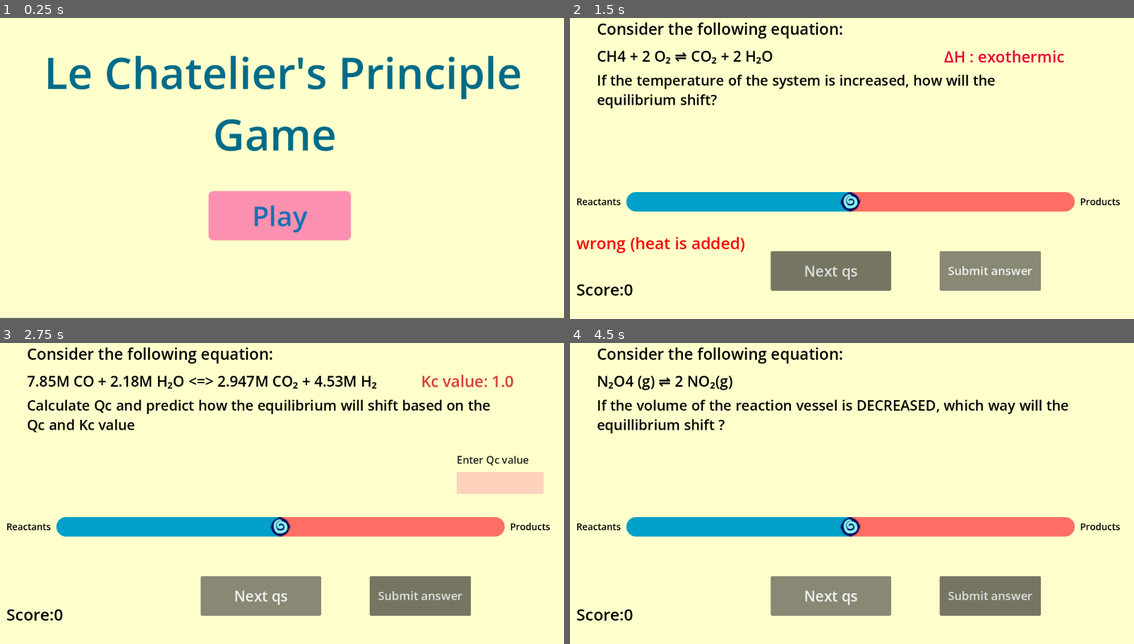
Above: before the commit, frames 1-4 (two rows, left to right).
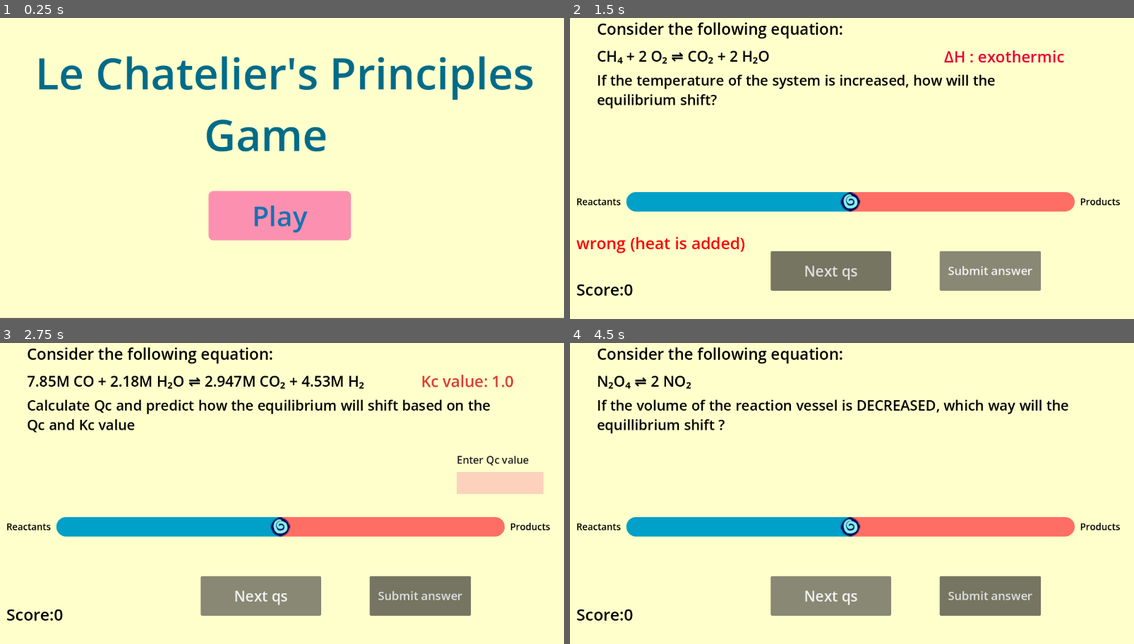
Above: after the commit, the same moments.

Repository: iisalut/Le-Chateliers-Principles-game
Game: Godot game, scene res://start_game.tscn
Two runs of this game, one before a commit and one after it. Both use one fixed random seed, a clock stepped at 60 frames per second and the inputs below. The project has no main scene, so this scene is started directly.
Inputs:
- Up to frame 1 (0.25 s): no input
- Up to frame 2 (1.5 s): click "Play" at 0.5 s; click "Submit answer" at 1.25 s
- Up to frame 3 (2.75 s): click "Next qs" at 2 s
- Up to frame 4 (4.5 s): click "Next qs" at 2.75 s; click "Submit answer" at 3.5 s; click "Next qs" at 4.25 s

The runs differ from the first frame. In frame 1, 6.4% of the frame differs, in the area x 6-95%, y 12-45%; in frame 2, 0.6%; in frame 3, 0.7%; in frame 4, 0.4%.

Commit message:
need to fix sig figs and submit bug

Diff:
--- a/actual-le-chateliers/game_manager.gd
+++ b/actual-le-chateliers/game_manager.gd
@@ -23,7 +23,7 @@
 
 #--------------------------
 
-var score=0 # rn bug if player click submit button will inc :( fix later
+var score=0
 var qs_type=1 # first qs always temp BUT keeps track of which qs type (temp,vol,conc)
 var curr_qs="" # current question
 
@@ -167,13 +167,13 @@
 
 
 	var conc_qs_dict={
-		0: {str(conc_num1)+"M N₂ + "+ str(conc_num2)+ "M 3 H₂ <=> "+str(conc_num3)+ "M 2 NH₃": 275.0},
-		1:{str(conc_num1)+"M CO + "+str(conc_num2)+"M Cl₂ <=> "+str(conc_num3)+"M COCl₂": 5.0},
-		2:{str(conc_num1)+"M N₂O4 <=> "+str(conc_num2)+"M 2 NO₂": 0.0046},
-		3:{str(conc_num1)+"M H₂ + "+str(conc_num2)+"M I₂ <=> "+str(conc_num3)+"M HI":54.0},
-		4:{str(conc_num1)+"M 2 SO₂ + "+str(conc_num2)+"M O₂ <=> "+str(conc_num3)+"M 2 SO₃":4.3 }, # FIX 3: Added pow(conc_num1, 2) to match 2 SO₂
-		5:{str(conc_num1)+"M PCl5 <=> "+str(conc_num2)+"M PCl3 + "+str(conc_num3)+"M Cl₂": 0.042},
-		6:{str(conc_num1)+"M CO + "+str(conc_num2)+"M H₂O <=> "+str(conc_num3)+"M CO₂ + "+str(conc_num4)+"M H₂":1.0}
+		0: {str(conc_num1)+"M N₂ + "+ str(conc_num2)+ "M 3 H₂ ⇌ "+str(conc_num3)+ "M 2 NH₃": 275.0},
+		1:{str(conc_num1)+"M CO + "+str(conc_num2)+"M Cl₂ ⇌ "+str(conc_num3)+"M COCl₂": 5.0},
+		2:{str(conc_num1)+"M N₂O₄ ⇌ "+str(conc_num2)+"M 2 NO₂": 0.0046},
+		3:{str(conc_num1)+"M H₂ + "+str(conc_num2)+"M I₂ ⇌ "+str(conc_num3)+"M 2 HI":54.0},
+		4:{str(conc_num1)+"M 2 SO₂ + "+str(conc_num2)+"M O₂ ⇌ "+str(conc_num3)+"M 2 SO₃":4.3 }, # FIX 3: Added pow(conc_num1, 2) to match 2 SO₂
+		5:{str(conc_num1)+"M PCl₅ ⇌ "+str(conc_num2)+"M PCl₃ + "+str(conc_num3)+"M Cl₂": 0.042},
+		6:{str(conc_num1)+"M CO + "+str(conc_num2)+"M H₂O ⇌ "+str(conc_num3)+"M CO₂ + "+str(conc_num4)+"M H₂":1.0}
 	}
 
 
@@ -213,6 +213,7 @@
 				answer_label.text="Qc value wrong"
 			else:
 				answer_label.text="Slider and Qc values wrong"
+	score_label.text= "Score:"+str(score)
 
 func display_conc():
 	choose_conc_qs()
--- a/actual-le-chateliers/qs_data.gd
+++ b/actual-le-chateliers/qs_data.gd
@@ -1,21 +1,21 @@
 extends Node
 
 
-var temp_qs_dict={ 0: {"CH4 + 2 O₂ ⇌ CO₂ + 2 H₂O" :"exothermic"},
+var temp_qs_dict={ 0: {"CH₄ + 2 O₂ ⇌ CO₂ + 2 H₂O" :"exothermic"},
 1:{"HCl + NaOH ⇌ NaCl + H₂O": "exothermic"},
 2:{"C₆H₁₂O₆ +6 O₂ ⇌ 6 CO₂ + 6 H₂O" :"exothermic"},
 3:{"6 CO₂ + 6 H₂O ⇌ C₆H₁₂O₆ + 6 O₂" : "endothermic"},
 4:{"CaCO₃ ⇌ CaO + CO₂" : "endothermic"},
-5:{"NH4NO₃ ⇌ NH⁴⁺ + NO³⁻" : "endothermic"}
+5:{"NH₄NO₃ ⇌ NH⁴⁺ + NO³⁻" : "endothermic"}
 }
 
-var vol_qs_dict={ 0: {"N₂ (g) + 3 H₂ (g) ⇌ 2 NH₃ (g) ": "left"},
-1:{"2 SO₂ (g)+ O₂ (g) ⇌ 2 SO₃ (g) ": "left"},
-2:{"N₂O4 (g) ⇌ 2 NO₂(g)": "right"},
-3:{"C₂H₂(g) + 2 H₂(g) ⇌ C₂H₆ (g)":"left"},
-4:{"CO (g) + 3 H₂ (g) ⇌ CH4 (g) + H₂O (g)":"left"},
-5:{"CH4 (g) + H₂O (g) ⇌ CO (g) + 3 H₂ (g)": "right"},
-6:{"PCl5 (g) ⇌ PCl₃ (g) + Cl₂ (g)":"right"}
+var vol_qs_dict={ 0: {"N₂ + 3 H₂ ⇌ 2 NH₃": "left"},
+1:{"2 SO₂ + O₂ ⇌ 2 SO₃": "left"},
+2:{"N₂O₄ ⇌ 2 NO₂": "right"},
+3:{"C₂H₂ + 2 H₂ ⇌ C₂H₆ ":"left"},
+4:{"CO  + 3 H₂  ⇌ CH₄ + H₂O ":"left"},
+5:{"CH₄ + H₂O ⇌ CO + 3 H₂ ": "right"},
+6:{"PCl₅ ⇌ PCl₃ + Cl₂ ":"right"}
 }
 
 
--- a/actual-le-chateliers/quiz.tscn
+++ b/actual-le-chateliers/quiz.tscn
@@ -158,7 +158,6 @@
 offset_bottom = 565.0
 theme_override_colors/default_color = Color(0.97859687, 0, 0, 1)
 theme_override_font_sizes/normal_font_size = 33
-text = "answer"
 
 [node name="question_description" type="RichTextLabel" parent="." unique_id=340068500]
 layout_mode = 0
--- a/actual-le-chateliers/start_game.tscn
+++ b/actual-le-chateliers/start_game.tscn
@@ -27,13 +27,13 @@
 
 [node name="Label" type="Label" parent="." unique_id=917660890]
 layout_mode = 0
-offset_left = 90.0
-offset_top = 81.0
-offset_right = 1066.0
-offset_bottom = 330.0
+offset_left = 72.0
+offset_top = 82.0
+offset_right = 1091.0
+offset_bottom = 331.0
 theme_override_colors/font_color = Color(2.7434528e-06, 0.41918835, 0.53147775, 1)
 theme_override_font_sizes/font_size = 89
-text = "Le Chatelier's Principle
+text = "Le Chatelier's Principles
                Game"
 
 [node name="Button" type="Button" parent="." unique_id=926817269]
